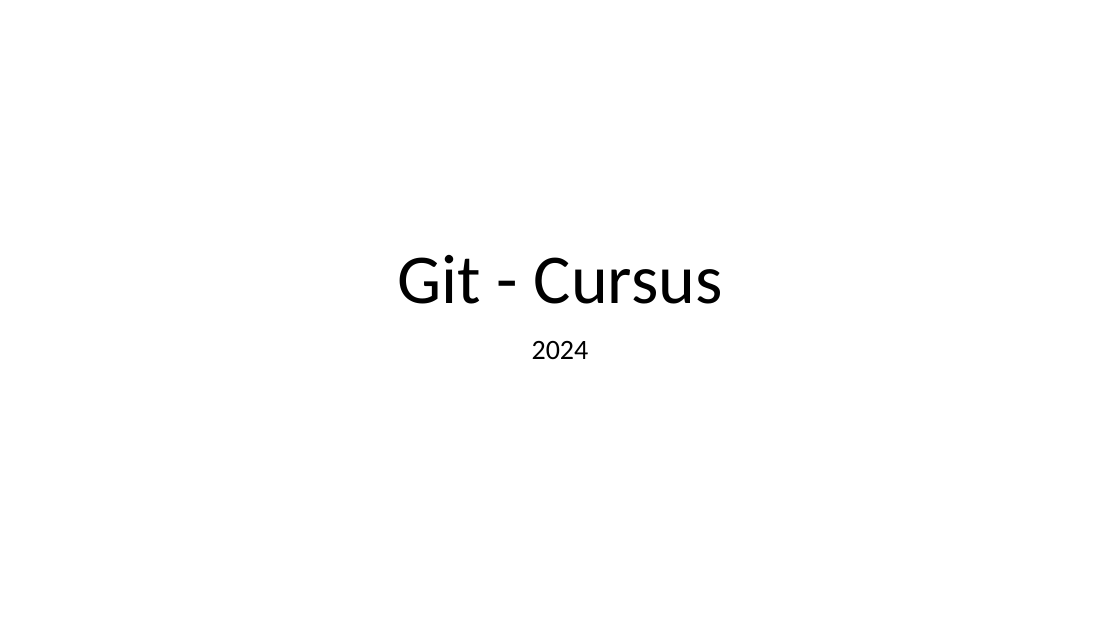
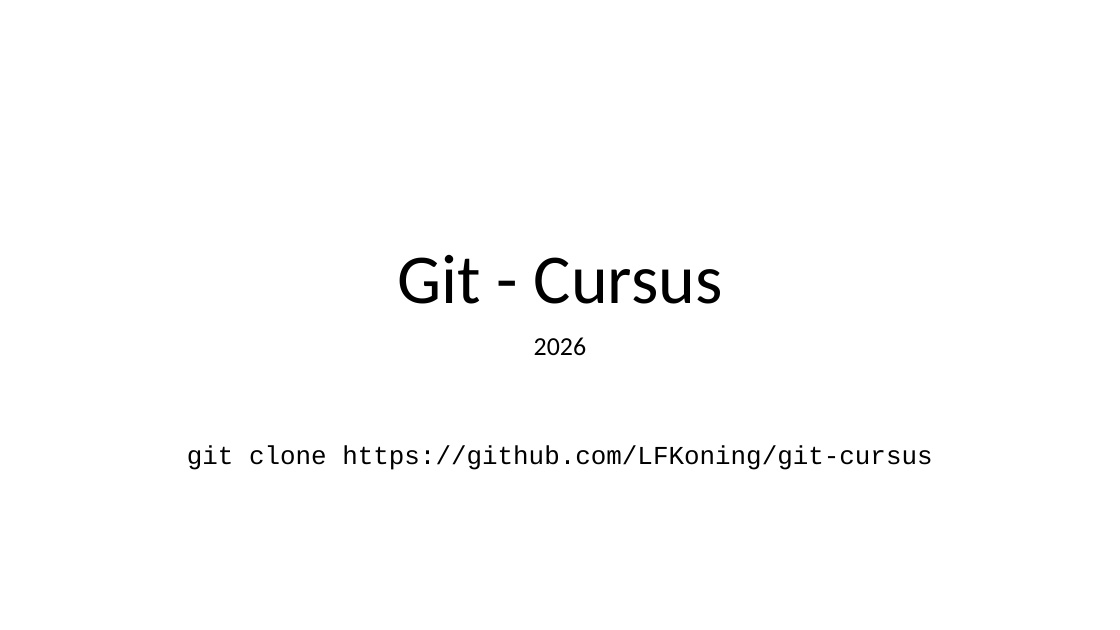
Before and after one commit to LFKoning/knowledge-sharing, a slide deck: slide 1 of git_course/1_basics/git_basic.pptx. Drawn at 1120x630 pixels with LibreOffice and Linux fonts; fonts in the diff are those of the drawing. Boxes give left, top, right and bottom in pixels: in the first picture for what was removed or moved away, otherwise in the second. Text is boxed around its words. In the diff, an @@ line names an element or a change of style, - is before the commit and + after.

```diff
--- a/git_course/1_basics/git_basic.pptx
+++ b/git_course/1_basics/git_basic.pptx
@@ subtitle at box(187, 337, 932, 470): text changed; size 24 to 22.2 pt; font Calibri to Courier New @@
-2024
+2026
+git clone https://github.com/LFKoning/git-cursus
```
Also in this commit, not shown: 32 other slides changed, 1 other file.
